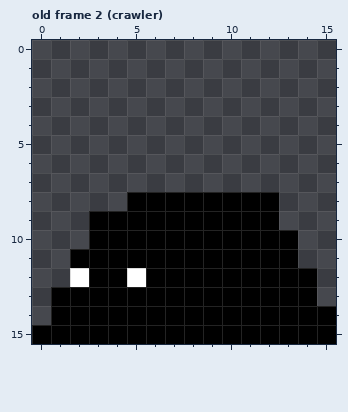
Two states of a pixel-art file, graphics/.aseprite/sprites/bleb.aseprite. The picture above was drawn from the file before the commit.
16x16 pixels, 3 frames. Shown: old frame 2 (crawler). The commit also changed other frames, which this record leaves out.
The result:
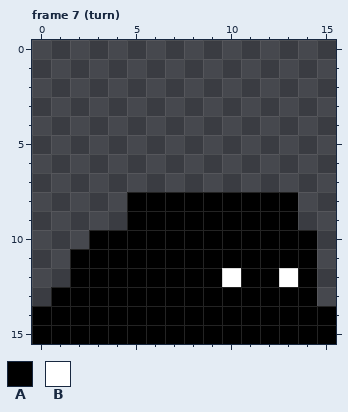
Palette (. is transparent): A #000000  B #ffffff
A new or re-ordered frame is compared with the old frame closest to it.
Difference:
{"change": "frames 3 -> 7"}
{"where": "frame 7 (turn) is new; against old frame 2 (crawler)"}
{"frame":7,"y":8,"x":13,"old":".","new":"A"}
{"frame":7,"y":9,"x":3,"old":"AA","new":".."}
{"frame":7,"y":9,"x":13,"old":".","new":"A"}
{"frame":7,"y":10,"x":14,"old":".","new":"A"}
{"frame":7,"y":11,"x":14,"old":".","new":"A"}
{"frame":7,"y":12,"x":2,"old":"B","new":"A"}
{"frame":7,"y":12,"x":5,"old":"B","new":"A"}
{"frame":7,"y":12,"x":10,"old":"A","new":"B"}
{"frame":7,"y":12,"x":13,"old":"A","new":"B"}
{"frame":7,"y":14,"x":0,"old":".","new":"A"}
{"label":"changed","picture_box":[222,192,317,287]}
{"label":"changed","picture_box":[32,211,146,325]}
